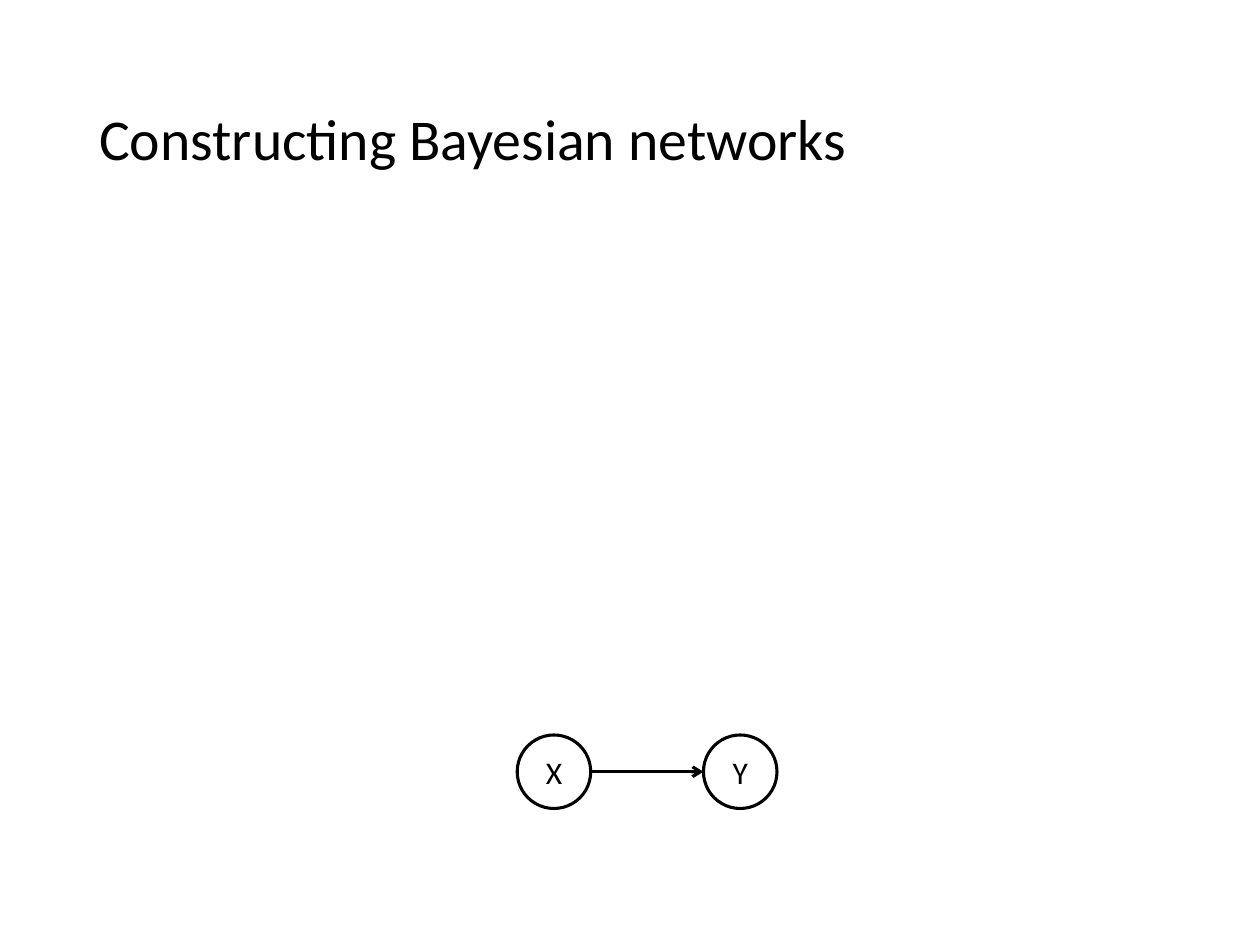
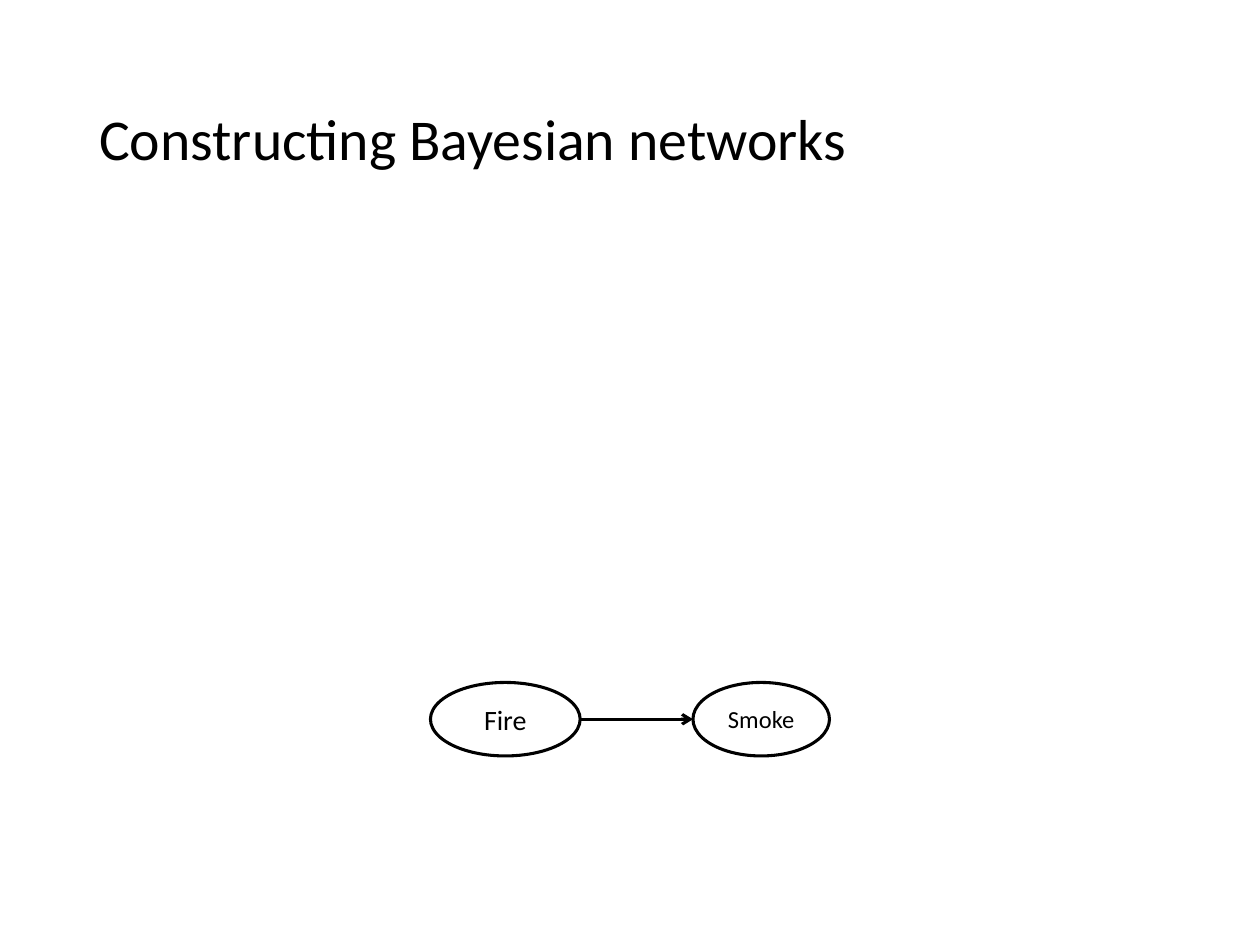
Before and after one commit to mhahsler/CS7320-AI, a slide deck: slide 18 of slides/13_bayes_nets.pptx. Drawn at 1260x945 pixels with LibreOffice and Linux fonts; fonts in the diff are those of the drawing; grey boxes stand for pictures. Boxes give left, top, right and bottom in pixels: in the first picture for what was removed or moved away, otherwise in the second. Text is boxed around its words. In the diff, an @@ line names an element or a change of style, - is before the commit and + after.

```diff
--- a/slides/13_bayes_nets.pptx
+++ b/slides/13_bayes_nets.pptx
@@ ellipse "Fire": place and size @@
-ellipse "Fire" at [517, 735, 590, 808]
+ellipse "Fire" at [431, 683, 581, 756]
@@ ellipse "Smoke": place and size @@
-ellipse "Smoke" at [703, 735, 776, 808]
+ellipse "Smoke" at [693, 683, 829, 756]
@@ text in ellipse at [484, 711, 526, 730]: text changed; size 18 to 16 pt @@
-X
+Fire
@@ arrow moved from (591, 771) - (703, 771) to (580, 719) - (693, 719) @@
@@ text in ellipse at [728, 711, 794, 728]: text changed; size 18 to 14 pt @@
-Y
+Smoke
```
Also in this commit, not shown: 1 other slide changed, 6 other files.
